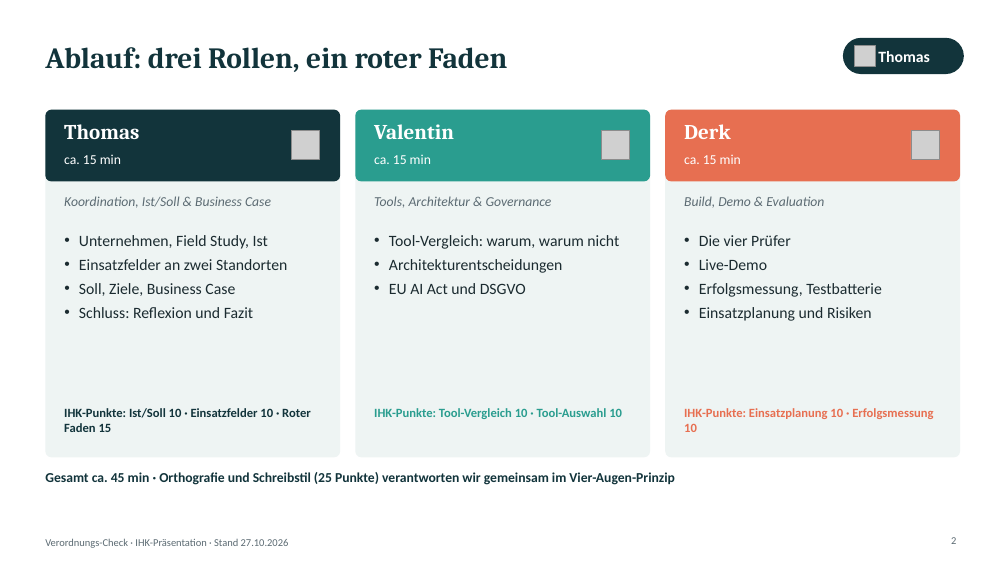
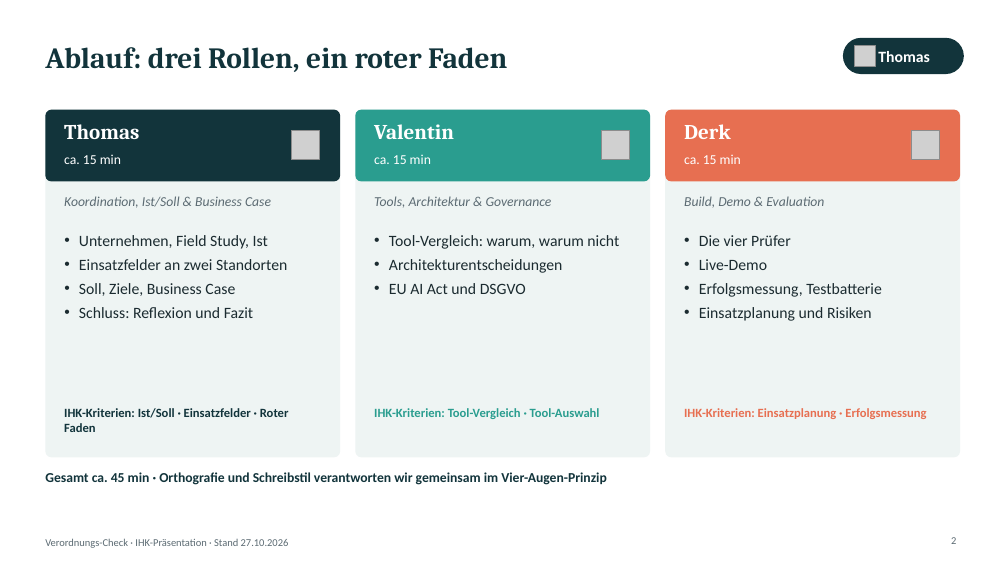
Before and after one commit to DBE-deve/verordnungs-check, a slide deck: slide 2 of docs/praesentation/Verordnungs-Check_IHK_3x15min_2026-10-27.pptx. Drawn at 1008x567 pixels with LibreOffice and Linux fonts; fonts in the diff are those of the drawing; grey boxes stand for pictures. Boxes give left, top, right and bottom in pixels: in the first picture for what was removed or moved away, otherwise in the second. Text is boxed around its words. In the diff, an @@ line names an element or a change of style, - is before the commit and + after.

```diff
--- a/docs/praesentation/Verordnungs-Check_IHK_3x15min_2026-10-27.pptx
+++ b/docs/praesentation/Verordnungs-Check_IHK_3x15min_2026-10-27.pptx
@@ text at (64, 408, 289, 432): text changed @@
-IHK-Punkte: Ist/Soll 10 · Einsatzfelder 10 · Roter Faden 15
+IHK-Kriterien: Ist/Soll · Einsatzfelder · Roter Faden
@@ text at (374, 408, 600, 419): text changed @@
-IHK-Punkte: Tool-Vergleich 10 · Tool-Auswahl 10
+IHK-Kriterien: Tool-Vergleich · Tool-Auswahl
@@ text at (684, 408, 926, 419): text changed @@
-IHK-Punkte: Einsatzplanung 10 · Erfolgsmessung 10
+IHK-Kriterien: Einsatzplanung · Erfolgsmessung
@@ text at (45, 472, 607, 485): text changed @@
-Gesamt ca. 45 min · Orthografie und Schreibstil (25 Punkte) verantworten wir gemeinsam im Vier-Augen-Prinzip
+Gesamt ca. 45 min · Orthografie und Schreibstil verantworten wir gemeinsam im Vier-Augen-Prinzip
```
Also in this commit, not shown: 1 slide added, 6 other files.
